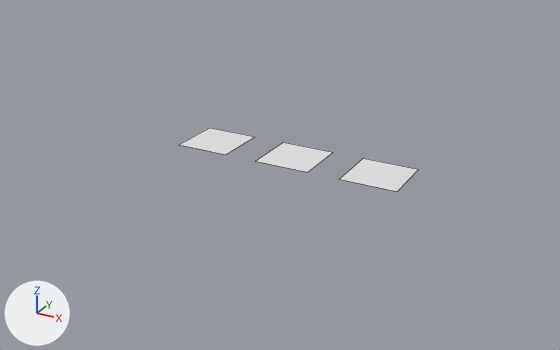
What one commit did to the Blender file _lib_inventory.blend.
Camera for both pictures: a 50 mm camera at (11.56, -22.1, 10.23) aimed at (-0.36, -0.42, -0.61). The lights are fixed; the arrows at lower left show +X, +Y and +Z. Mesh edges are drawn as thin lines. The same objects are shown in both versions, whatever each file hides.

Names of what the first picture shows: 'Plane', 'slot', 'slot.001'.
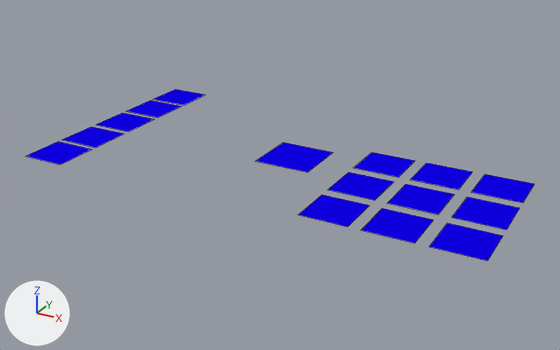
Edits to the bpy script that builds the scene:
```text
Change me_plane_001:
    where me_plane_001.from_pydata(...)  # 4 vertices, 1 face; spans x -1.0..1.0, y -1.0..1.0, z 0.0
    add me_plane_001.materials.append(mat_material)  # blue #0f00e7
Add me_plane:
    me_plane.from_pydata([(-3.3, -3.13, 0.0), (3.3, -3.13, 0.0), (-3.3, 6.22, 0.0), (3.3, 6.22, 0.0)], [], [(0, 1, 3, 2)])
Change ob_slot_001:
    ob_slot_001.location: (-3.193, 0.0, 0.0) -> (6.977, -1.127, 0.0)
    ob_slot_001.scale: (1.0, 1.0, 1.0) -> (0.8, 0.8, 0.8)
Change ob_slot:
    ob_slot.location: (3.142, 0.0, 0.0) -> (4.977, -1.127, 0.0)
    ob_slot.scale: (1.0, 1.0, 1.0) -> (0.8, 0.8, 0.8)
Add ob_slot_002:
    ob_slot_002 = bpy.data.objects.new('slot.002', None)
    ob_slot_002.parent = ob_plane_001
    ob_slot_002.location = (6.977, -3.127, 0.0)
    ob_slot_002.scale = (0.8, 0.8, 0.8)
    ob_slot_002.instance_type = 'COLLECTION'
    ob_slot_002.instance_collection = col_slot
Add ob_plane_001:
    ob_plane_001 = bpy.data.objects.new('Plane.001', me_plane)
    ob_plane_001.location = (4.977, -1.661, -0.224)
Add ob_slot_003:
    ob_slot_003 = bpy.data.objects.new('slot.003', None)
    ob_slot_003.parent = ob_plane_001
    ob_slot_003.location = (4.977, -3.127, 0.0)
    ob_slot_003.scale = (0.8, 0.8, 0.8)
    ob_slot_003.instance_type = 'COLLECTION'
    ob_slot_003.instance_collection = col_slot
Add ob_slot_004:
    ob_slot_004 = bpy.data.objects.new('slot.004', None)
    ob_slot_004.parent = ob_plane_001
    ob_slot_004.location = (4.977, 0.873, 0.0)
    ob_slot_004.scale = (0.8, 0.8, 0.8)
    ob_slot_004.instance_type = 'COLLECTION'
    ob_slot_004.instance_collection = col_slot
Add ob_slot_005:
    ob_slot_005 = bpy.data.objects.new('slot.005', None)
    ob_slot_005.parent = ob_plane_001
    ob_slot_005.location = (6.977, 0.873, 0.0)
    ob_slot_005.scale = (0.8, 0.8, 0.8)
    ob_slot_005.instance_type = 'COLLECTION'
    ob_slot_005.instance_collection = col_slot
Add ob_slot_007:
    ob_slot_007 = bpy.data.objects.new('slot.007', None)
    ob_slot_007.parent = ob_plane_001
    ob_slot_007.location = (2.977, -3.127, 0.0)
    ob_slot_007.scale = (0.8, 0.8, 0.8)
    ob_slot_007.instance_type = 'COLLECTION'
    ob_slot_007.instance_collection = col_slot
Add ob_slot_008:
    ob_slot_008 = bpy.data.objects.new('slot.008', None)
    ob_slot_008.parent = ob_plane_001
    ob_slot_008.location = (2.977, -1.127, 0.0)
    ob_slot_008.scale = (0.8, 0.8, 0.8)
    ob_slot_008.instance_type = 'COLLECTION'
    ob_slot_008.instance_collection = col_slot
Add ob_slot_006:
    ob_slot_006 = bpy.data.objects.new('slot.006', None)
    ob_slot_006.parent = ob_plane_001
    ob_slot_006.location = (2.977, 0.873, 0.0)
    ob_slot_006.scale = (0.8, 0.8, 0.8)
    ob_slot_006.instance_type = 'COLLECTION'
    ob_slot_006.instance_collection = col_slot
Add ob_slot_009:
    ob_slot_009 = bpy.data.objects.new('slot.009', None)
    ob_slot_009.parent = ob_plane_010
    ob_slot_009.location = (-7.427, 3.563, 0.0)
    ob_slot_009.scale = (0.8, 0.8, 0.8)
    ob_slot_009.instance_type = 'COLLECTION'
    ob_slot_009.instance_collection = col_slot
Add ob_plane_010:
    ob_plane_010 = bpy.data.objects.new('Plane.010', me_plane.copy())
    ob_plane_010.location = (-4.997, -1.661, -0.224)
Add ob_slot_010:
    ob_slot_010 = bpy.data.objects.new('slot.010', None)
    ob_slot_010.parent = ob_plane_010
    ob_slot_010.location = (-7.427, 1.786, 0.0)
    ob_slot_010.scale = (0.8, 0.8, 0.8)
    ob_slot_010.instance_type = 'COLLECTION'
    ob_slot_010.instance_collection = col_slot
Add ob_slot_011:
    ob_slot_011 = bpy.data.objects.new('slot.011', None)
    ob_slot_011.parent = ob_plane_010
    ob_slot_011.location = (-7.427, -1.87, 0.0)
    ob_slot_011.scale = (0.8, 0.8, 0.8)
    ob_slot_011.instance_type = 'COLLECTION'
    ob_slot_011.instance_collection = col_slot
Add ob_slot_012:
    ob_slot_012 = bpy.data.objects.new('slot.012', None)
    ob_slot_012.parent = ob_plane_010
    ob_slot_012.location = (-7.427, -0.025, 0.0)
    ob_slot_012.scale = (0.8, 0.8, 0.8)
    ob_slot_012.instance_type = 'COLLECTION'
    ob_slot_012.instance_collection = col_slot
Add ob_slot_013:
    ob_slot_013 = bpy.data.objects.new('slot.013', None)
    ob_slot_013.parent = ob_plane_010
    ob_slot_013.location = (-7.427, -3.653, 0.0)
    ob_slot_013.scale = (0.8, 0.8, 0.8)
    ob_slot_013.instance_type = 'COLLECTION'
    ob_slot_013.instance_collection = col_slot
```

Where the change shows, as pixel boxes [x1, y1, x2, y2] in the pictures (560 x 350 px):
'slot', recoloured, moved, rescaled (15% narrower, 9% shorter)
    before: [340, 158, 419, 191]
    after: [388, 184, 455, 214]
'slot.001', recoloured, moved, rescaled (9% narrower, 21% taller)
    before: [179, 128, 254, 155]
    after: [452, 197, 520, 230]
'slot.002', added
    after: [429, 223, 503, 261]
'slot.003', added
    after: [361, 208, 433, 243]
'slot.007', added
    after: [298, 195, 370, 227]
'Plane', recoloured (white to blue)
    both: [256, 142, 333, 172]
'slot.005', added
    after: [472, 174, 534, 203]
'slot.008', added
    after: [328, 172, 394, 200]
'slot.004', added
    after: [410, 163, 472, 190]
'slot.006', added
    after: [354, 152, 415, 177]
'slot.013', added
    after: [27, 141, 92, 165]
'slot.011', added
    after: [62, 127, 123, 148]
'slot.012', added
    after: [96, 113, 154, 132]
'slot.010', added
    after: [127, 100, 181, 118]
'slot.009', added
    after: [154, 89, 205, 105]
